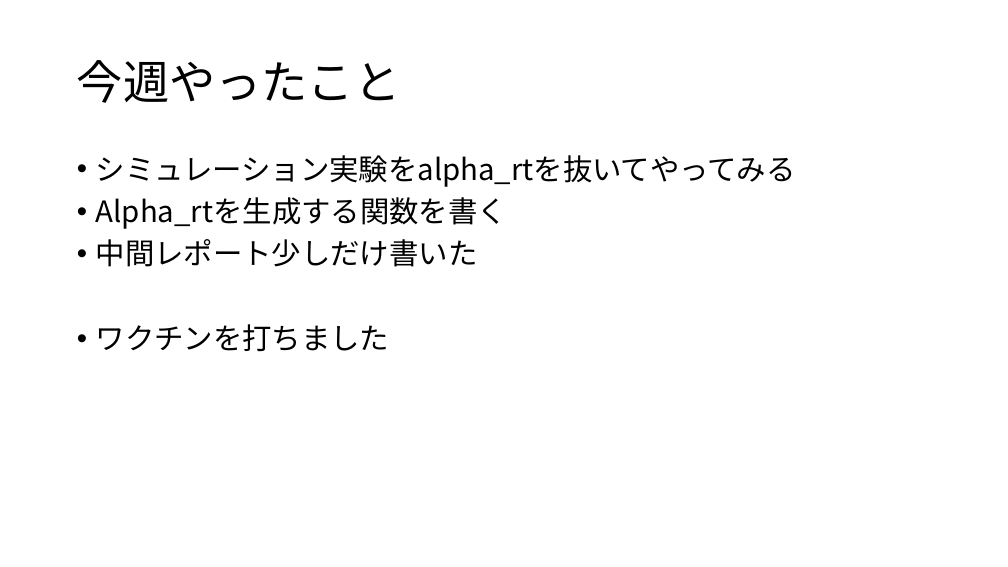
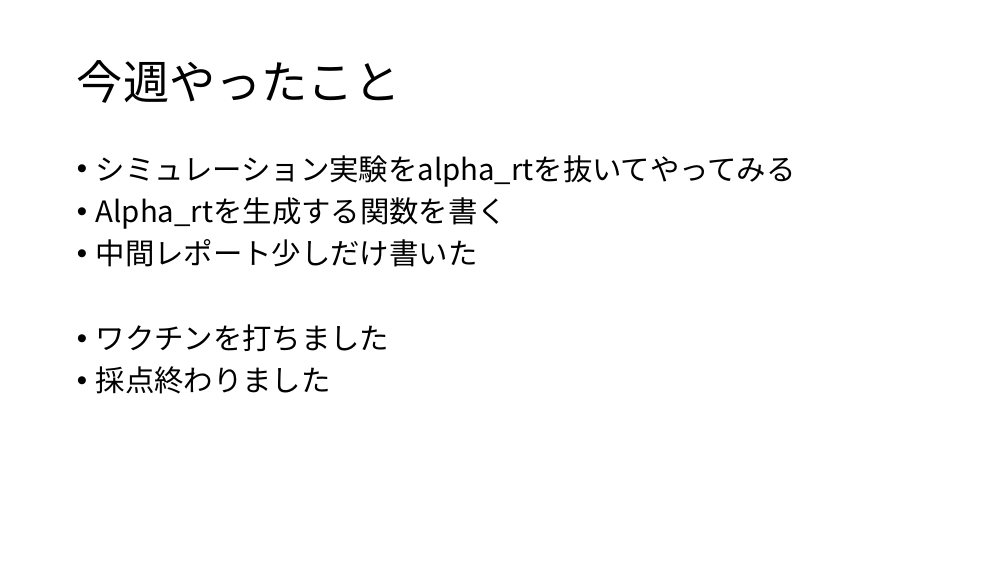
Before and after one commit to Mayu925/lab, a slide deck: slide 2 of ゼミ0810.pptx. Drawn at 1008x567 pixels with LibreOffice and Linux fonts; fonts in the diff are those of the drawing. Boxes give left, top, right and bottom in pixels: in the first picture for what was removed or moved away, otherwise in the second. Text is boxed around its words. In the diff, an @@ line names an element or a change of style, - is before the commit and + after.

Commit message:
追加

```diff
--- a/ゼミ0810.pptx
+++ b/ゼミ0810.pptx
@@ text at [96,366,331,394]: paragraph added @@
+• 採点終わりました
```
